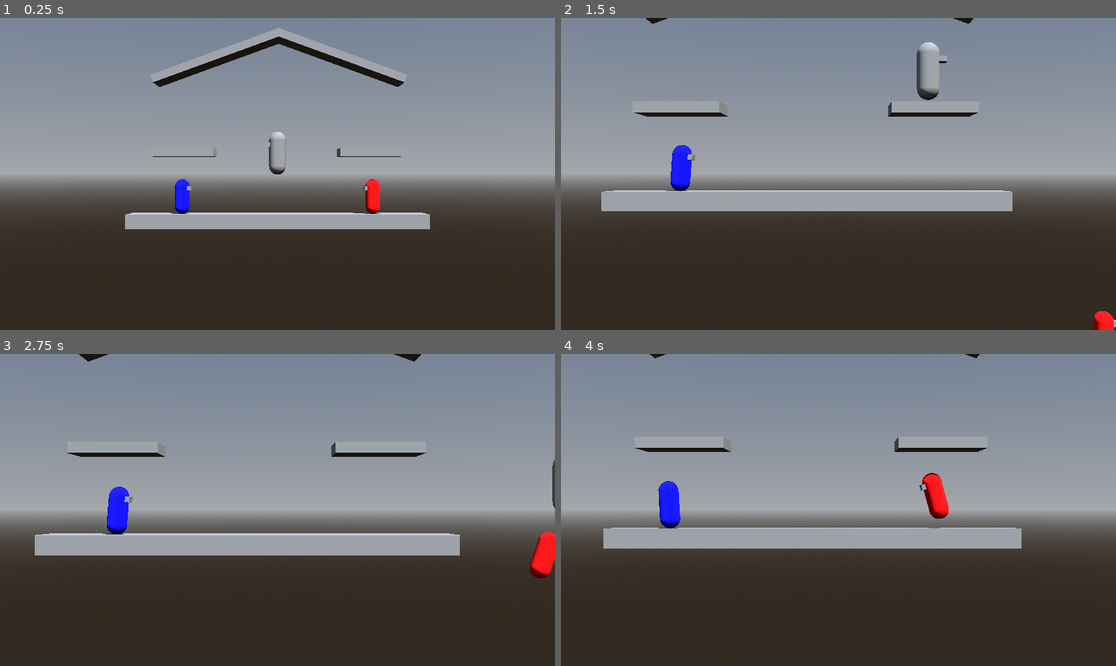
Above: before the commit, frames 1-4 (two rows, left to right).
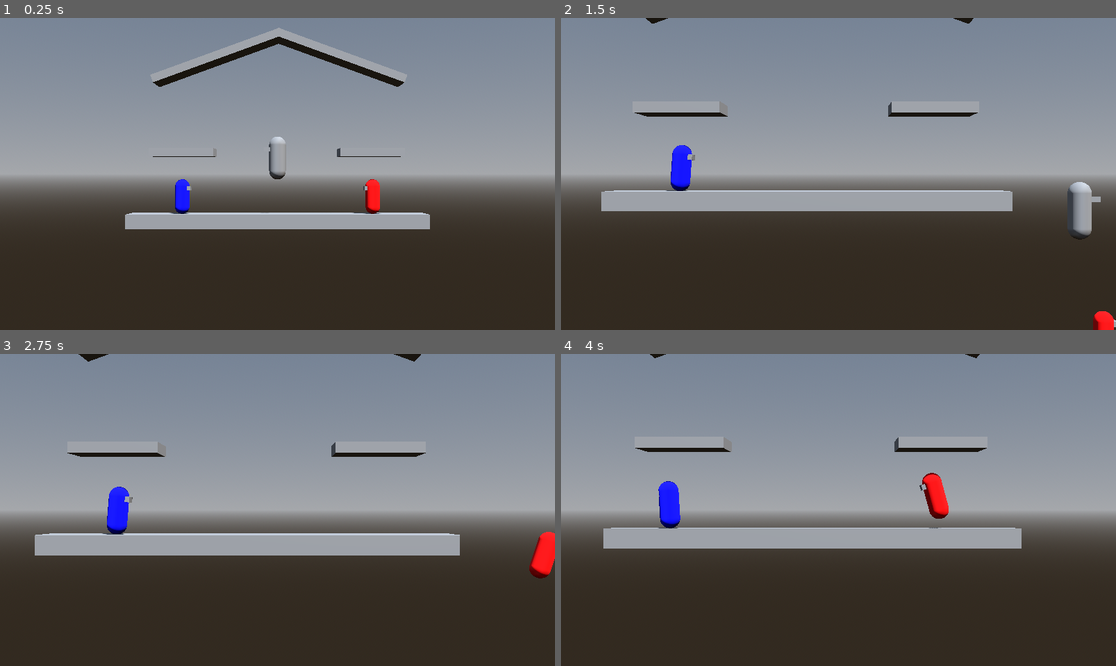
Above: after the commit, the same moments.

Repository: CocoMarck/SuperSmashTux
Game: Godot game, scene res://scenes/main.tscn
Two runs of this game, one before a commit and one after it. Both use one fixed random seed, a clock stepped at 60 frames per second and the inputs below.
Inputs:
- Up to frame 1 (0.25 s): no input
- Up to frame 2 (1.5 s): hold Right (player1_move_right) 0.53-1.28 s; tap K (player1_attack) at 0.6, 1.35 s; tap Space (player1_jump) at 0.77 s; hold Down (player1_move_down) from 1.28 s (still down)
- Up to frame 3 (2.75 s): tap Space (player1_jump) at 1.52 s; release Down (player1_move_down) at 2.03 s; hold Right (player1_move_right) from 2.03 s (still down); tap G (player2_attack) at 2.1 s; tap K (player1_attack) at 2.3 s
- Up to frame 4 (4 s): release Right (player1_move_right) at 2.78 s; hold Up (player1_move_up) 2.78-3.53 s; tap S (player2_move_down) at 2.85 s; tap Space (player1_jump) at 3.02, 3.77 s; tap K (player1_attack) at 3.05, 3.8 s; hold Left (player1_move_left) from 3.53 s (still down); tap A (player2_move_left) at 3.6 s

The runs differ from the first frame. In frame 1, 0.2% of the frame differs, in the area x 47-52%, y 36-63%; in frame 2, 1.2%, in the area x 64-98%, y 7-72%; in frame 3, less than 0.1%; in frame 4, nothing differs.

Commit message:
adjustements to fighter

Diff:
--- a/prefabs/power_fighter.tscn
+++ b/prefabs/power_fighter.tscn
@@ -7,15 +7,23 @@
 [sub_resource type="BoxMesh" id="BoxMesh_rssre"]
 size = Vector3(0.377441, 0.168842, 0.286159)
 
+[sub_resource type="Animation" id="Animation_i104f"]
+
 [sub_resource type="Animation" id="Animation_xlth3"]
+
+[sub_resource type="Animation" id="Animation_gw28j"]
 
 [sub_resource type="Animation" id="Animation_a45e3"]
 
 [sub_resource type="Animation" id="Animation_hgp4e"]
 
+[sub_resource type="Animation" id="Animation_3wfkv"]
+
 [sub_resource type="Animation" id="Animation_rssre"]
 
 [sub_resource type="Animation" id="Animation_k2tj7"]
+
+[sub_resource type="Animation" id="Animation_ntgff"]
 
 [sub_resource type="Animation" id="Animation_0iuav"]
 
@@ -30,6 +38,12 @@
 
 [sub_resource type="Animation" id="Animation_nl3u8"]
 
+[sub_resource type="Animation" id="Animation_w2tbc"]
+
+[sub_resource type="Animation" id="Animation_blph7"]
+
+[sub_resource type="Animation" id="Animation_x305q"]
+
 [sub_resource type="Animation" id="Animation_uyb0u"]
 
 [sub_resource type="Animation" id="Animation_kc48b"]
@@ -38,17 +52,24 @@
 
 [sub_resource type="AnimationLibrary" id="AnimationLibrary_k2tj7"]
 _data = {
+&"air_back": SubResource("Animation_i104f"),
 &"air_damage": SubResource("Animation_xlth3"),
+&"air_up": SubResource("Animation_gw28j"),
 &"back_collision": SubResource("Animation_a45e3"),
 &"crouch": SubResource("Animation_hgp4e"),
+&"crouch_attack": SubResource("Animation_3wfkv"),
 &"crouch_move": SubResource("Animation_rssre"),
 &"damage": SubResource("Animation_k2tj7"),
+&"dash_attack": SubResource("Animation_ntgff"),
 &"fall": SubResource("Animation_0iuav"),
 &"front_collision": SubResource("Animation_xblix"),
 &"idle": SubResource("Animation_m5vya"),
 &"jump": SubResource("Animation_wxvr2"),
 &"looking_up": SubResource("Animation_pe4x2"),
 &"lying_down": SubResource("Animation_nl3u8"),
+&"neutral_air": SubResource("Animation_w2tbc"),
+&"neutral_attack": SubResource("Animation_blph7"),
+&"neutral_up": SubResource("Animation_x305q"),
 &"run": SubResource("Animation_uyb0u"),
 &"turn_around": SubResource("Animation_kc48b"),
 &"walk": SubResource("Animation_vmr4w")
--- a/scripts/fighter.gd
+++ b/scripts/fighter.gd
@@ -18,7 +18,7 @@
 		0.5, true, Vector3(1,1,0)
 	),
 	FightMove.new(
-		"dash", 0.3, 10, true, false, Vector3(22,0,0), false, Vector3(0.5, -0.5, 0), &"dash_attack", 0.0,
+		"dash", 0.3, 10, true, false, Vector3(10,0,0), false, Vector3(0.5, -0.5, 0), &"dash_attack", 0.0,
 		0.5, true, Vector3(1.5,1,0)
 	),
 	FightMove.new(
@@ -66,7 +66,7 @@
 	'''
 	var fixed_position := Vector3(p_position.z, p_position.y, p_position.x*-1)
 	_spawned_hitbox = Hitbox.new(fixed_position, Vector3(0.5, 0.5, 0.5), self, p_damage, p_direction)
-	$Pivot.add_child(_spawned_hitbox)
+	_pivot.add_child(_spawned_hitbox)
 
 func _clear_hitbox() -> void:
 	'''
@@ -126,8 +126,11 @@
 			_attack_direction.z = _attack_direction.z * _current_attack.power_direction.y
 
 	# Cancelar ataque aerio si no esta en aire.
+	# Cancelar ataque en piso si esta en el aire
 	if _current_attack != null:
 		if signals.on_floor and _current_attack.air_attack:
+			_current_attack = null
+		elif not signals.on_floor and not _current_attack.air_attack:
 			_current_attack = null
 		else:
 			_direction.x = 0
@@ -175,10 +178,10 @@
 
 func _attack_anim(delta:float) -> void:
 	if _current_attack.animation_name != &"":
-		$AnimationPlayer.play(_current_attack.animation_name)
+		_animation_player.play(_current_attack.animation_name)
 	else:
-		$AnimationPlayer.stop()
-		$Pivot/Mesh.rotation_degrees.x = _current_attack.mesh_rotation_x
+		_animation_player.stop()
+		#_mesh_instance.rotation_degrees.x = _current_attack.mesh_rotation_x
 
 
 # Funciones | Procesar
--- a/scripts/person.gd
+++ b/scripts/person.gd
@@ -245,11 +245,11 @@
 	if signals.on_floor:
 		# En el piso
 		neutral = not moving and (not _move_up and not _move_down)
-		running = moving and not _walking
 		neutral_up = not moving and _move_up and not _move_down
 		neutral_crouch = not moving and _move_down and not _move_up
 		crouch_move = moving and _move_down and not _move_up
 		walking = _walking and moving
+		running = moving and not walking and not crouch_move
 
 	else:
 		# En el aire
@@ -352,6 +352,9 @@
 	'''
 	Inicializar el character, con sus colorines, materiales etc.
 	'''
+	# Fall
+	fall_acceleration = 30
+
 	# Essentail nodes
 	_visual = $Visual
 	_pivot = $Visual/Pivot
--- a/scripts/test_player.gd
+++ b/scripts/test_player.gd
@@ -1,5 +1,5 @@
 class_name TestPlayer
-extends Person
+extends PowerFighter
 
 # Funciones | Input del jugador.
 func _collect_input() -> void:
@@ -13,4 +13,4 @@
 	_move_up = Input.is_action_pressed("player1_move_up")
 	_move_down = Input.is_action_pressed("player1_move_down")
 	_jump = Input.is_action_pressed("player1_jump")
-	#_attack = Input.is_action_just_pressed("player1_attack")
+	_attack = Input.is_action_just_pressed("player1_attack")
